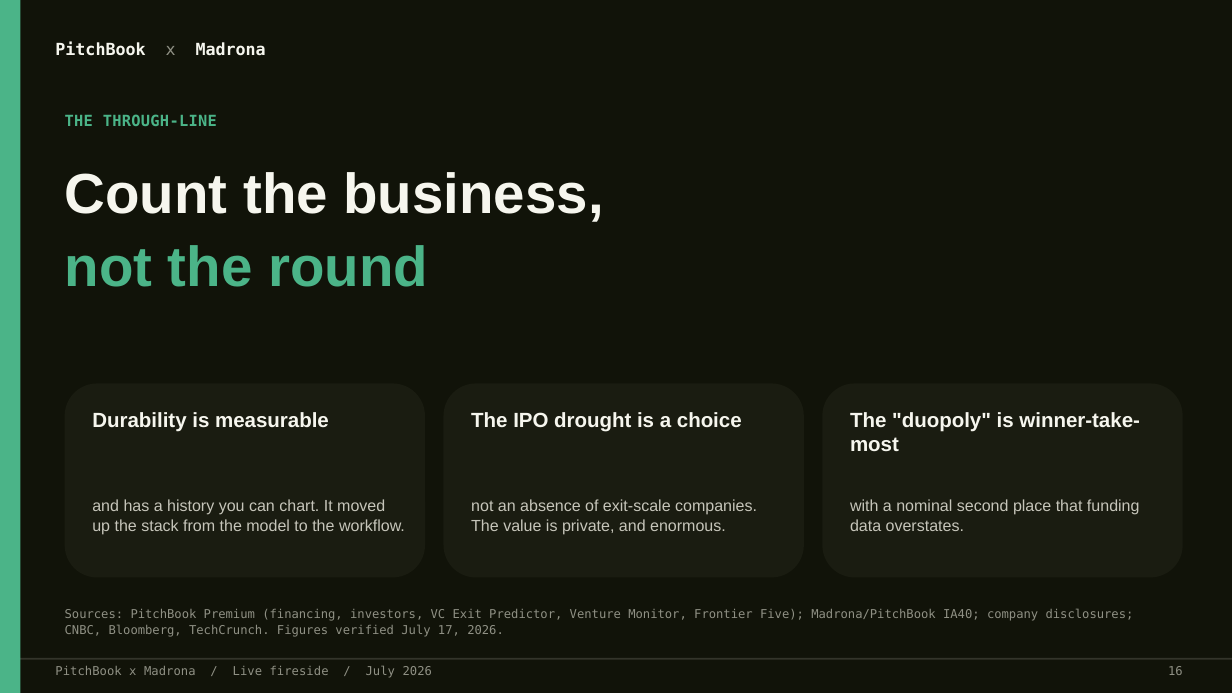
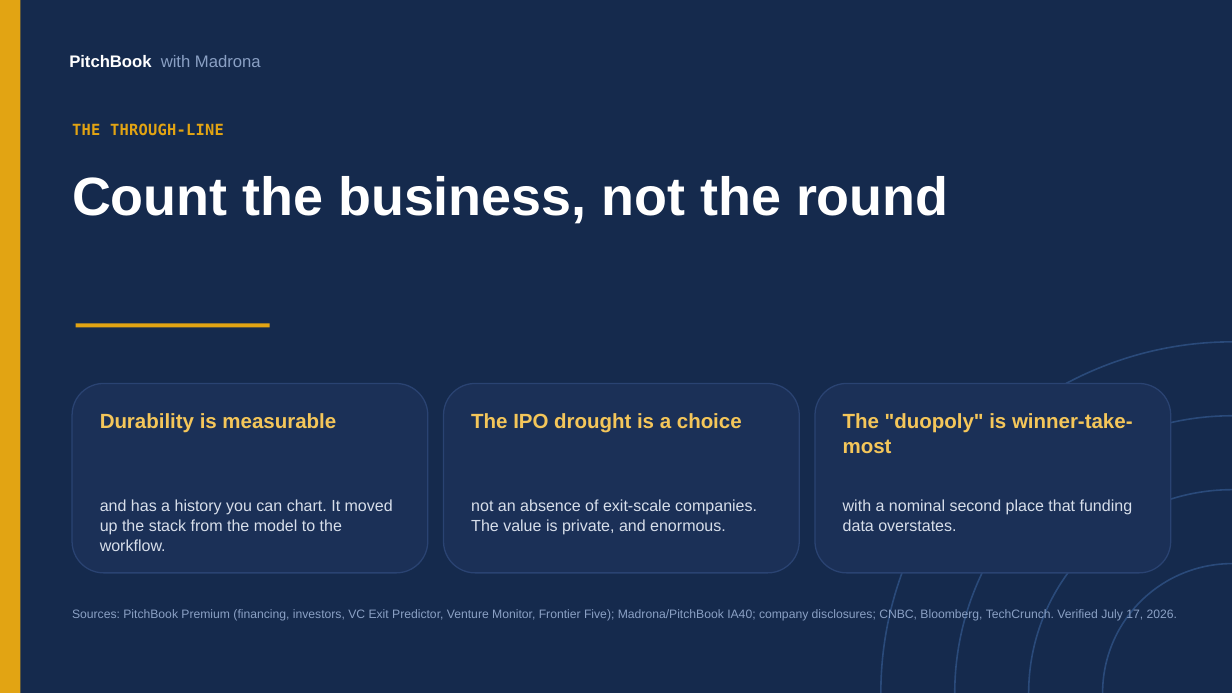
Before and after one commit to HRPB-SA/pitchbook-analyst-agent, a slide deck: slide 21 of output/Fireside_Durability_IPOs_Duopoly_Jul2026.pptx (slide 17 before the commit). Drawn at 1232x693 pixels with LibreOffice and Linux fonts; fonts in the diff are those of the drawing. Boxes give left, top, right and bottom in pixels: in the first picture for what was removed or moved away, otherwise in the second. Text is boxed around its words. In the diff, an @@ line names an element or a change of style, - is before the commit and + after.

```diff
--- a/output/Fireside_Durability_IPOs_Duopoly_Jul2026.pptx
+++ b/output/Fireside_Durability_IPOs_Duopoly_Jul2026.pptx
@@ rectangle at [0,0,1232,693]: fill #111309 to #152A4D @@
@@ rectangle at [0,0,20,693]: fill #4BB488 to #E2A413 @@
@@ text at [69,55,261,67]: text changed; font DejaVu Sans Mono to Arial; text colour #F6F6EE to #8AA0C4; bold off @@
-PitchBook x Madrona
+PitchBook with Madrona
@@ text "THE THROUGH-LINE": place and size @@
-text "THE THROUGH-LINE" at [65,114,217,126]
+text "THE THROUGH-LINE" at [72,123,224,136]
@@ text "THE THROUGH-LINE" at [72,123,224,136]: text colour #4BB488 to #E2A413 @@
@@ text at [72,176,949,224]: text changed; size 44 to 42 pt; text colour #F6F6EE to #FFFFFF @@
-Count the business,
-not the round
+Count the business, not the round
@@ rectangle added at [76,323,270,327], fill #E2A413 @@
@@ ellipse added at [881,342,1232,693], outline #2A4A7A 1.25 pt @@
@@ rounded rectangle: place and size @@
-rounded rectangle at [65,384,425,578]
+rounded rectangle at [72,384,428,573]
@@ rounded rectangle: place and size @@
-rounded rectangle at [444,384,804,578]
+rounded rectangle at [444,384,799,573]
@@ fill #1A1C11 to #1B3057; outline none to #2A4372 1 pt in 3 elements at [444,384,799,573], [72,384,428,573], [815,384,1171,573] @@
@@ rounded rectangle: place and size @@
-rounded rectangle at [823,384,1183,578]
+rounded rectangle at [815,384,1171,573]
@@ text "Durability is measurable": place and size @@
-text "Durability is measurable" at [92,412,329,431]
+text "Durability is measurable" at [100,413,336,433]
@@ text colour #F6F6EE to #F4C65A in 3 elements at [100,413,336,433], [471,413,742,433], [843,413,1133,453] @@
@@ text "The "duopoly" is winner-take-most": place and size @@
-text "The "duopoly" is winner-take-most" at [850,412,1140,451]
+text "The "duopoly" is winner-take-most" at [843,413,1133,453]
@@ ellipse added at [955,416,1232,693], outline #2A4A7A 1.25 pt @@
@@ text "and has a history you ...": place and size @@
-text "and has a history you ..." at [92,499,405,535]
+text "and has a history you ..." at [100,499,393,551]
@@ text colour #C6C5BA to #D7DEEA in 3 elements at [471,499,757,535], [100,499,393,551], [843,499,1133,531] @@
@@ text "with a nominal second place ...": place and size @@
-text "with a nominal second place ..." at [850,499,1140,531]
+text "with a nominal second place ..." at [843,499,1133,531]
@@ ellipse added at [1029,490,1232,693], outline #2A4A7A 1.25 pt @@
@@ ellipse added at [1103,564,1232,693], outline #2A4A7A 1.25 pt @@
@@ text at [72,609,1177,622]: text changed; font DejaVu Sans Mono to Arial; text colour #8F9084 to #8AA0C4 @@
-Sources: PitchBook Premium (financing, investors, VC Exit Predictor, Venture Monitor, Frontier Five); Madrona/PitchBook IA40; company disclosures; CNBC, Bloomberg, TechCrunch. Figures verified July 17, 2026.
+Sources: PitchBook Premium (financing, investors, VC Exit Predictor, Venture Monitor, Frontier Five); Madrona/PitchBook IA40; company disclosures; CNBC, Bloomberg, TechCrunch. Verified July 17, 2026.
@@ rectangle removed at [0,658,1232,660] @@
@@ text removed at [55,665,432,678] @@
-PitchBook x Madrona / Live fireside / July 2026
@@ text removed at [1168,666,1183,675] @@
-16
```
Also in this commit, not shown: 16 other slides changed, 4 slides added, 1 other file.
